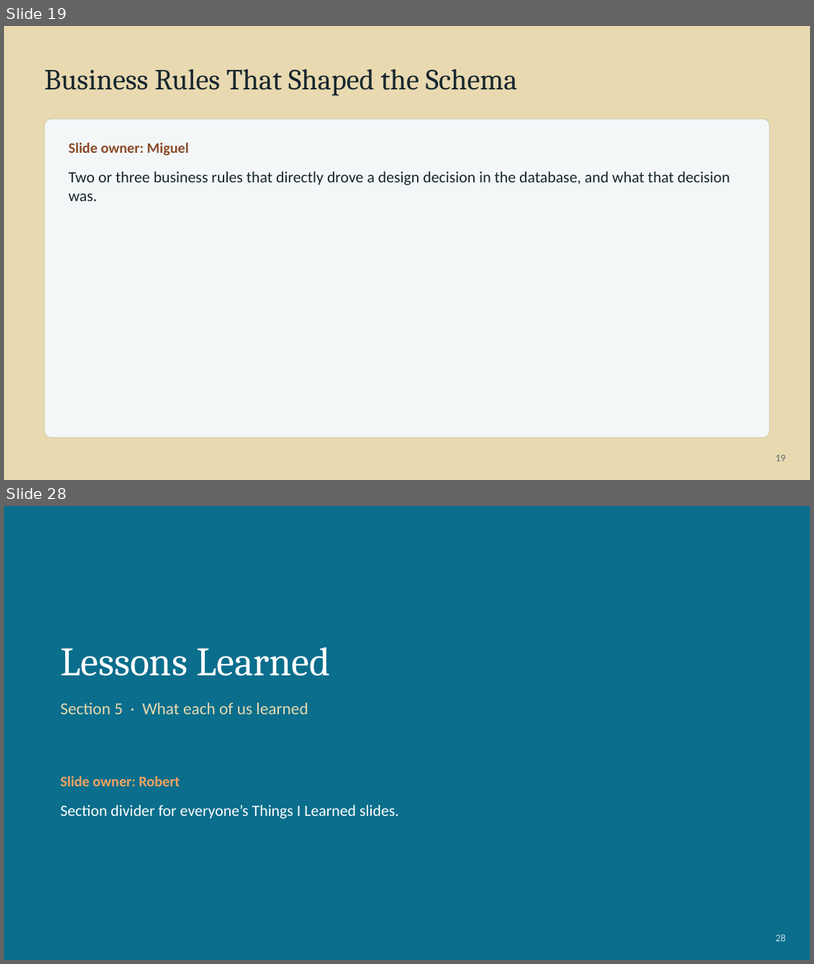
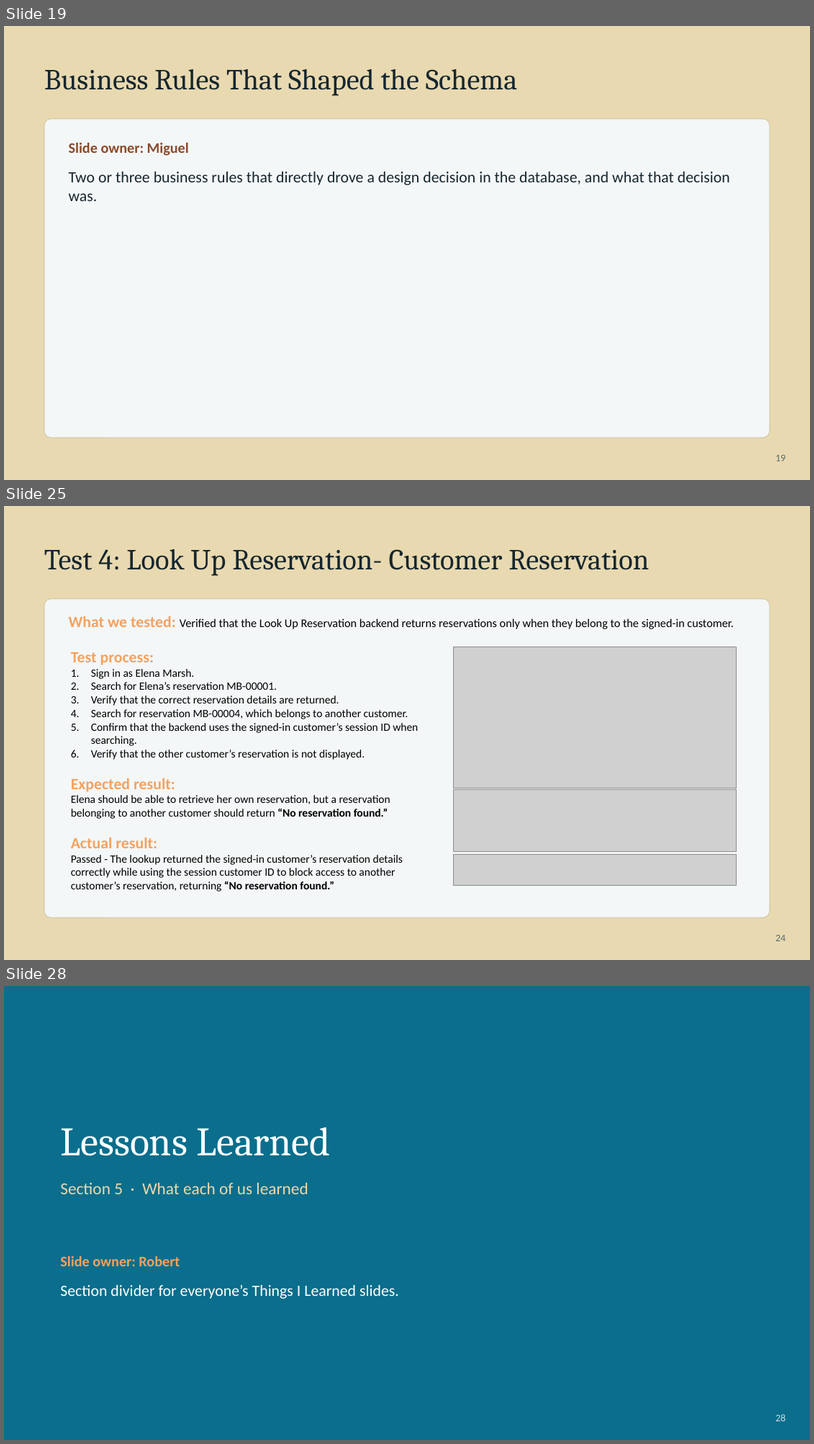
Before and after one commit to BobbyJoeCool/csd460-blueteam, a slide deck: Class_Information/Module-10/Presentation/QA-Presentation-Rodriguez.pptx. Shown one above the other, each under a label of ours: slides 19 and 28 before the commit, slides 19, 25 and 28 after it; the slides between them are not shown. The pictures are 814x964 and 814x1444 pixels, drawn with LibreOffice and Linux fonts; fonts in the diff are those of the drawing; grey boxes stand for pictures. Boxes give left, top, right and bottom in pixels: in the first picture for what was removed or moved away, otherwise in the second. Text is boxed around its words. In the diff, an @@ line names an element or a change of style, - is before the commit and + after.

```diff
--- a/Class_Information/Module-10/Presentation/QA-Presentation-Rodriguez.pptx
+++ b/Class_Information/Module-10/Presentation/QA-Presentation-Rodriguez.pptx
@@ slide 25 added at <box>4,506,810,960</box>, background #E8D9B0 @@
@@ text added at <box>44,549,649,576</box>, 26 pt, text #16262E @@
+Test 4: Look Up Reservation- Customer Reservation
@@ rounded rectangle added at <box>44,599,770,917</box>, fill #F4F7F8, outline #D5CBA8 0.75 pt @@
@@ text added at <box>69,615,734,629</box>, 10.5 pt, text #000000 @@
+What we tested: Verified that the Look Up Reservation backend returns reservations only when they belong to the signed-in customer.
@@ text added at <box>71,652,418,891</box>, 10 pt, text #000000 @@
+Test process:
+1. Sign in as Elena Marsh.
+2. Search for Elena’s reservation MB-00001.
+3. Verify that the correct reservation details are returned.
+4. Search for reservation MB-00004, which belongs to another customer.
+5. Confirm that the backend uses the signed-in customer’s session ID when searching.
+6. Verify that the other customer’s reservation is not displayed.
+Expected result:
+Elena should be able to retrieve her own reservation, but a reservation belonging to another customer should return “No reservation found.”
+Actual result:
+Passed - The lookup returned the signed-in customer’s reservation details correctly while using the session customer ID to block access to another customer’s reservation, returning “No reservation found.”
@@ picture added at <box>453,647,736,788</box> @@
@@ picture added at <box>453,789,736,851</box> @@
@@ picture added at <box>453,854,736,885</box> @@
@@ text added at <box>776,934,786,941</box>, 9 pt, text #5B6B73 @@
+24
```
Also in this commit, not shown: 10 slides changed, 1 slide removed.
